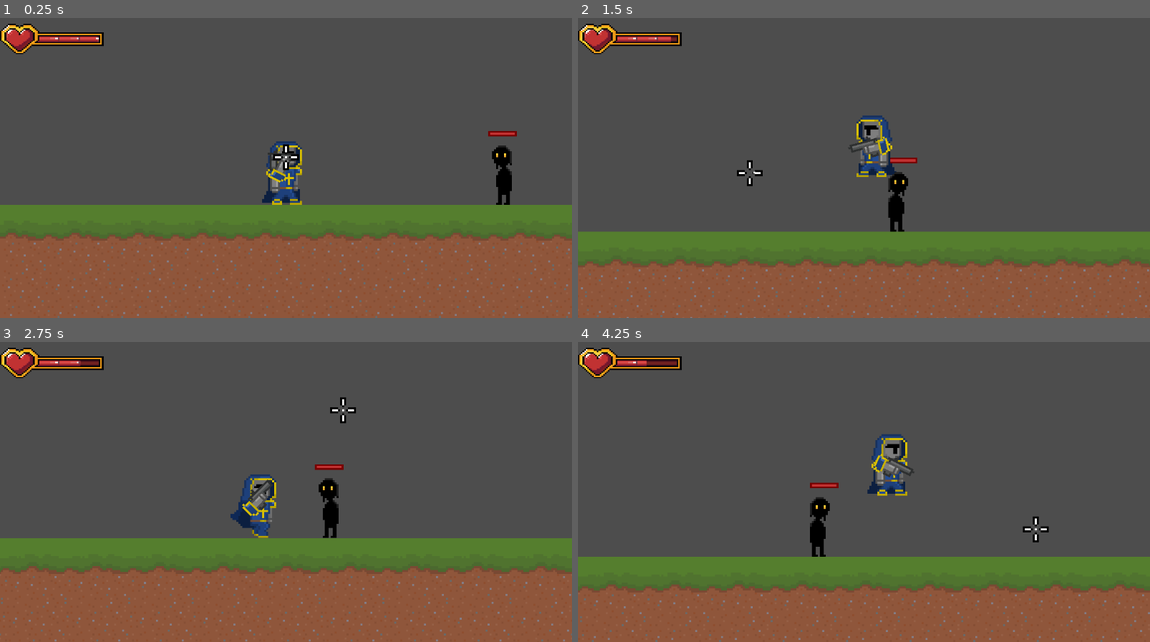
Above: before the commit, frames 1-4 (two rows, left to right).
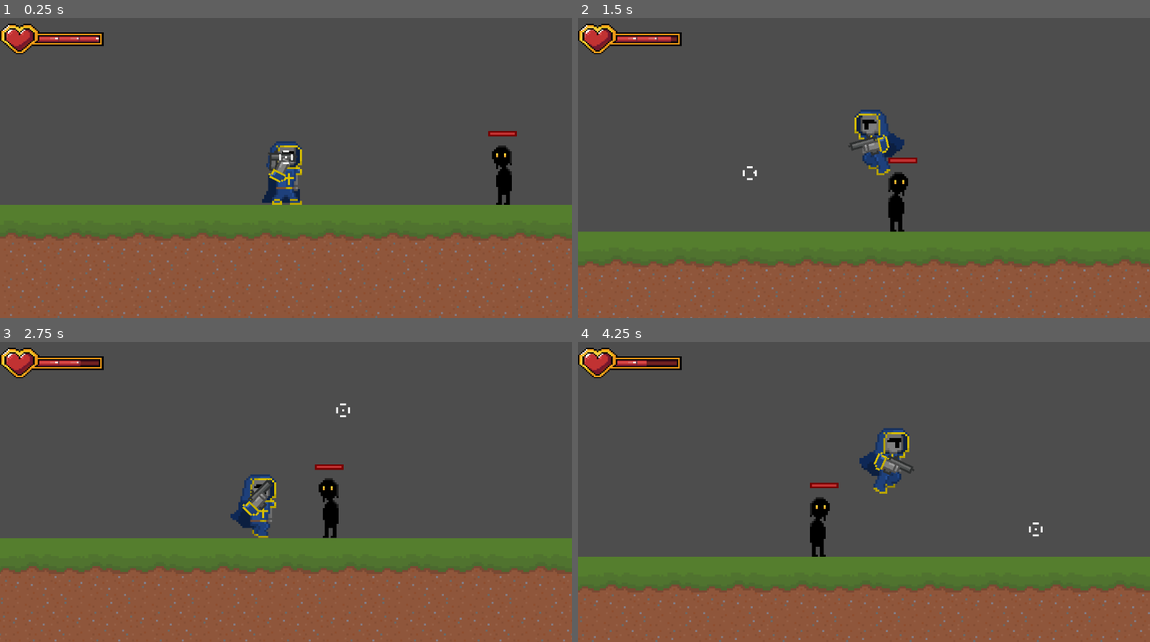
Above: after the commit, the same moments.

Repository: ForwardMeansGo/Shoot-To-Kill
Game: Godot game, scene res://Scenes/level_01.tscn
The game is run twice, just before and just after one commit, with the same random seed, the same clock (stepped at 60 frames per second) and the same inputs. Sound files missing from this copy of the repository are replaced by a short silence.
Inputs (mouse positions are in pixels of both pictures, inside the frame that each line leads up to):
- Up to frame 1 (0.25 s): no input
- Up to frame 2 (1.5 s): move the mouse to (989, 141) at 0.52 s; hold D (move_right) from 0.53 s (still down); click (989, 141) at 0.6 s; tap Space (jump) at 0.77, 0.8, 1.07, 1.35 s; move the mouse to (749, 174) at 1.27 s
- Up to frame 3 (2.75 s): tap Space (jump) at 1.52, 1.82, 2.3 s; click (171, 498) at 1.55 s; move the mouse to (343, 411) at 2.02 s; release D (move_right) at 2.03 s; hold A (move_left) from 2.03 s (still down); click (343, 411) at 2.1 s
- Up to frame 4 (4.25 s): move the mouse to (835, 546) at 2.77 s; release A (move_left) at 2.78 s; hold D (move_right) from 2.78 s (still down); click (835, 546) at 2.85 s; tap Space (jump) at 3.02, 3.32, 3.6, 3.77, 4.07 s; move the mouse to (1035, 528) at 3.52 s

The runs differ from the first frame. In frame 1, 0.2% of the frame differs, in the area x 46-53%, y 42-59%; in frame 2, 1.2%; in frame 3, 0.1%; in frame 4, 1.3%, in the area x 49-83%, y 28-67%.

Commit message:
Animation Smoothness + Crosshair update

Diff:
--- a/game/Scenes/EnemyBasic.tscn
+++ b/game/Scenes/EnemyBasic.tscn
@@ -3,9 +3,9 @@
 [ext_resource type="Script" uid="uid://duycd31rxckwt" path="res://Scripts/enemies/enemy.gd" id="1_hghv2"]
 [ext_resource type="PackedScene" uid="uid://deefc1di02kvu" path="res://Scenes/damage_number.tscn" id="2_0830c"]
 [ext_resource type="Texture2D" uid="uid://dsfvqaytjsgf5" path="res://Assets/Sprites/Enemy/EnemyHealthbar1Background.png" id="3_287tu"]
-[ext_resource type="Texture2D" uid="uid://ballj2pmtnuag" path="res://Assets/Sprites/Enemy/Healthbar1Progress.png" id="3_afpow"]
 [ext_resource type="Shader" uid="uid://n3mvtfwlowtt" path="res://shaders/enemy_flash.gdshader" id="3_pa2dr"]
 [ext_resource type="Texture2D" uid="uid://btmqink14vi7" path="res://Assets/Sprites/Enemy/Dark Enemy.png" id="3_rfug7"]
+[ext_resource type="Texture2D" uid="uid://b4kljp7yaym0f" path="res://Assets/Sprites/Enemy/EnemyHealthbar1Progress.png" id="6_042s1"]
 [ext_resource type="Texture2D" uid="uid://cts3vhojv7lqv" path="res://Assets/Sprites/Enemy/EnemyHealthbar1Lag.png" id="7_042s1"]
 
 [sub_resource type="ShaderMaterial" id="ShaderMaterial_042s1"]
@@ -23,8 +23,8 @@
 collision_mask = 11
 script = ExtResource("1_hghv2")
 damage_number_scene = ExtResource("2_0830c")
-flash_intensity = 0.7
-damage_bar_lag_duration = 0.7
+flash_intensity = 0.5
+damage_bar_lag_duration = 0.5
 
 [node name="Sprite2D" type="Sprite2D" parent="."]
 material = SubResource("ShaderMaterial_042s1")
@@ -36,16 +36,15 @@
 shape = SubResource("RectangleShape2D_1f0kj")
 
 [node name="HealthBar" type="TextureProgressBar" parent="."]
-z_index = -2
+z_index = 2
 offset_left = 13.0
 offset_top = -8.0
 offset_right = 46.193665
 offset_bottom = 32.0
 scale = Vector2(0.45189348, 0.39640105)
-step = 10.0
 value = 100.0
 texture_under = ExtResource("3_287tu")
-texture_progress = ExtResource("3_afpow")
+texture_progress = ExtResource("6_042s1")
 
 [node name="DamageBar" type="TextureProgressBar" parent="HealthBar"]
 z_index = -1
--- a/game/Scenes/player.tscn
+++ b/game/Scenes/player.tscn
@@ -1,28 +1,57 @@
-[gd_scene load_steps=19 format=3 uid="uid://bfwdbdyqwvha"]
+[gd_scene load_steps=33 format=3 uid="uid://bfwdbdyqwvha"]
 
 [ext_resource type="Script" uid="uid://drjjsaa5rp213" path="res://Scripts/player.gd" id="1_cvnsp"]
+[ext_resource type="Texture2D" uid="uid://bgcchtio0vxpo" path="res://Assets/Sprites/Player/Hood Knight Jump COLOURED-Sheet.png" id="2_3smsa"]
 [ext_resource type="PackedScene" uid="uid://duh7q7p0edxka" path="res://Scenes/gun.tscn" id="2_cvnsp"]
+[ext_resource type="Texture2D" uid="uid://sxkwl11yyi5r" path="res://Assets/Sprites/Player/Hood Knight Idle-Sheet NO ARM.png" id="3_3smsa"]
 [ext_resource type="Script" uid="uid://pyeik4e8yata" path="res://Scripts/camera_2d.gd" id="3_6t5aa"]
 [ext_resource type="Texture2D" uid="uid://dey2gmvr4o8a7" path="res://Assets/Sprites/Player/Revolver Hand.png" id="5_3smsa"]
-[ext_resource type="Texture2D" uid="uid://dk0vjauy5ss6u" path="res://Assets/Sprites/Player/Hood Knight Idle-Sheet.png" id="5_x3wgy"]
 [ext_resource type="Texture2D" uid="uid://ch403cm7rry4p" path="res://Assets/Sprites/Player/Hood Knight Run COLOURED NO LEFT ARM-Sheet.png" id="6_3smsa"]
 
+[sub_resource type="AtlasTexture" id="AtlasTexture_wpjfl"]
+atlas = ExtResource("2_3smsa")
+region = Rect2(128, 0, 32, 38)
+
+[sub_resource type="AtlasTexture" id="AtlasTexture_bi64h"]
+atlas = ExtResource("2_3smsa")
+region = Rect2(160, 0, 32, 38)
+
 [sub_resource type="AtlasTexture" id="AtlasTexture_8erm5"]
-atlas = ExtResource("5_x3wgy")
+atlas = ExtResource("3_3smsa")
 region = Rect2(0, 0, 32, 36)
 
 [sub_resource type="AtlasTexture" id="AtlasTexture_f1ek2"]
-atlas = ExtResource("5_x3wgy")
+atlas = ExtResource("3_3smsa")
 region = Rect2(32, 0, 32, 36)
 
 [sub_resource type="AtlasTexture" id="AtlasTexture_tx1dd"]
-atlas = ExtResource("5_x3wgy")
+atlas = ExtResource("3_3smsa")
 region = Rect2(64, 0, 32, 36)
 
 [sub_resource type="AtlasTexture" id="AtlasTexture_gymyn"]
-atlas = ExtResource("5_x3wgy")
+atlas = ExtResource("3_3smsa")
 region = Rect2(96, 0, 32, 36)
 
+[sub_resource type="AtlasTexture" id="AtlasTexture_2ijsl"]
+atlas = ExtResource("2_3smsa")
+region = Rect2(0, 0, 32, 38)
+
+[sub_resource type="AtlasTexture" id="AtlasTexture_p1odr"]
+atlas = ExtResource("2_3smsa")
+region = Rect2(32, 0, 32, 38)
+
+[sub_resource type="AtlasTexture" id="AtlasTexture_0gysh"]
+atlas = ExtResource("2_3smsa")
+region = Rect2(64, 0, 32, 38)
+
+[sub_resource type="AtlasTexture" id="AtlasTexture_vfarp"]
+atlas = ExtResource("2_3smsa")
+region = Rect2(96, 0, 32, 38)
+
+[sub_resource type="AtlasTexture" id="AtlasTexture_y6uwr"]
+atlas = ExtResource("2_3smsa")
+region = Rect2(192, 0, 32, 38)
+
 [sub_resource type="AtlasTexture" id="AtlasTexture_pu2lt"]
 atlas = ExtResource("6_3smsa")
 region = Rect2(0, 0, 32, 36)
@@ -46,11 +75,46 @@
 [sub_resource type="AtlasTexture" id="AtlasTexture_qqcod"]
 atlas = ExtResource("6_3smsa")
 region = Rect2(160, 0, 32, 36)
+
+[sub_resource type="AtlasTexture" id="AtlasTexture_x3wgy"]
+atlas = ExtResource("6_3smsa")
+region = Rect2(160, 0, 32, 36)
+
+[sub_resource type="AtlasTexture" id="AtlasTexture_3smsa"]
+atlas = ExtResource("6_3smsa")
+region = Rect2(128, 0, 32, 36)
+
+[sub_resource type="AtlasTexture" id="AtlasTexture_igrcy"]
+atlas = ExtResource("6_3smsa")
+region = Rect2(96, 0, 32, 36)
+
+[sub_resource type="AtlasTexture" id="AtlasTexture_fs7ks"]
+atlas = ExtResource("6_3smsa")
+region = Rect2(64, 0, 32, 36)
+
+[sub_resource type="AtlasTexture" id="AtlasTexture_l6n3p"]
+atlas = ExtResource("6_3smsa")
+region = Rect2(32, 0, 32, 36)
+
+[sub_resource type="AtlasTexture" id="AtlasTexture_olqyp"]
+atlas = ExtResource("6_3smsa")
+region = Rect2(0, 0, 32, 36)
 
 [sub_resource type="SpriteFrames" id="SpriteFrames_igrcy"]
 animations = [{
 "frames": [{
 "duration": 1.0,
+"texture": SubResource("AtlasTexture_wpjfl")
+}, {
+"duration": 1.0,
+"texture": SubResource("AtlasTexture_bi64h")
+}],
+"loop": true,
+"name": &"fall",
+"speed": 10.0
+}, {
+"frames": [{
+"duration": 1.0,
 "texture": SubResource("AtlasTexture_8erm5")
 }, {
 "duration": 1.0,
@@ -68,6 +132,31 @@
 }, {
 "frames": [{
 "duration": 1.0,
+"texture": SubResource("AtlasTexture_2ijsl")
+}, {
+"duration": 1.0,
+"texture": SubResource("AtlasTexture_p1odr")
+}, {
+"duration": 1.0,
+"texture": SubResource("AtlasTexture_0gysh")
+}, {
+"duration": 1.0,
+"texture": SubResource("AtlasTexture_vfarp")
+}],
+"loop": false,
+"name": &"jump",
+"speed": 10.0
+}, {
+"frames": [{
+"duration": 1.0,
+"texture": SubResource("AtlasTexture_y6uwr")
+}],
+"loop": false,
+"name": &"land",
+"speed": 10.0
+}, {
+"frames": [{
+"duration": 1.0,
 "texture": SubResource("AtlasTexture_pu2lt")
 }, {
 "duration": 1.0,
@@ -87,6 +176,29 @@
 }],
 "loop": true,
 "name": &"run",
+"speed": 10.0
+}, {
+"frames": [{
+"duration": 1.0,
+"texture": SubResource("AtlasTexture_x3wgy")
+}, {
+"duration": 1.0,
+"texture": SubResource("AtlasTexture_3smsa")
+}, {
+"duration": 1.0,
+"texture": SubResource("AtlasTexture_igrcy")
+}, {
+"duration": 1.0,
+"texture": SubResource("AtlasTexture_fs7ks")
+}, {
+"duration": 1.0,
+"texture": SubResource("AtlasTexture_l6n3p")
+}, {
+"duration": 1.0,
+"texture": SubResource("AtlasTexture_olqyp")
+}],
+"loop": true,
+"name": &"run_backwards",
 "speed": 10.0
 }]
 
@@ -100,7 +212,7 @@
 [node name="AnimatedSprite2D" type="AnimatedSprite2D" parent="."]
 position = Vector2(0, 5)
 sprite_frames = SubResource("SpriteFrames_igrcy")
-animation = &"idle"
+animation = &"run"
 
 [node name="CollisionShape2D" type="CollisionShape2D" parent="."]
 position = Vector2(0, 7.0108814)
@@ -110,10 +222,12 @@
 [node name="WeaponHolder" type="Node2D" parent="."]
 position = Vector2(6, -1)
 
-[node name="Gun" parent="WeaponHolder" instance=ExtResource("2_cvnsp")]
+[node name="WeaponBobOffset" type="Node2D" parent="WeaponHolder"]
+
+[node name="Gun" parent="WeaponHolder/WeaponBobOffset" instance=ExtResource("2_cvnsp")]
 position = Vector2(-1, 4)
 
-[node name="ArmSprite" type="Sprite2D" parent="WeaponHolder"]
+[node name="ArmSprite" type="Sprite2D" parent="WeaponHolder/WeaponBobOffset"]
 position = Vector2(-10, 8)
 texture = ExtResource("5_3smsa")
 
--- a/game/Scripts/damage_number.gd
+++ b/game/Scripts/damage_number.gd
@@ -2,7 +2,7 @@
 
 @export var normal_color: Color = Color.WHITE
 @export var crit_color: Color = Color(1.0, 1.0, 0.2) # yellow-ish
-@export var kill_color: Color = Color(0.614, 0.088, 0.0, 1.0) # red-ish
+@export var kill_color: Color = Color(0.692, 0.105, 0.0, 1.0) # red-ish
 
 @export var damage: int = 0
 @export var lifetime: float = 0.3
--- a/game/Scripts/player.gd
+++ b/game/Scripts/player.gd
@@ -1,8 +1,9 @@
 extends CharacterBody2D
 
 @onready var weapon_holder: Node2D = $WeaponHolder
-@onready var gun: Node2D = $WeaponHolder/Gun
-@onready var arm_sprite: Sprite2D = $WeaponHolder/ArmSprite
+@onready var weapon_bob_offset: Node2D = $WeaponHolder/WeaponBobOffset
+@onready var gun: Node2D = $WeaponHolder/WeaponBobOffset/Gun
+@onready var arm_sprite: Sprite2D = $WeaponHolder/WeaponBobOffset/ArmSprite
 @onready var anim_sprite: AnimatedSprite2D = $AnimatedSprite2D
 @onready var cam: Camera2D = $Camera2D
 @onready var crosshair = $"../Crosshair"
@@ -21,9 +22,21 @@
 var current_health: int
 var invuln_timer: float = 0.0
 var default_aim_dot_lerp_speed: float = 10.0
+var facing_dir: int = 1  # +1 = facing right, -1 = facing left
+var was_on_floor: bool = true
+var is_landing: bool = false
+
+# Per-frame weapon bob offsets for different animations (tweak these values in code as needed)
+var weapon_bob_idle := [0.0, 1.0, 1.0, 0.0]
+var weapon_bob_run := [0.0, 0.0, -2.0, 0.0, 0.0, -1.0]
+var weapon_bob_run_backwards := [-1.0, 0.0, 0.0, -2.0, 0.0, 0.0]
+var weapon_bob_jump := [0.0, -1.0, -2.0, -1.0]  # basic jump bob, optional
 
 func _ready() -> void:
 	weapon_base_offset = weapon_holder.position
+
+	# Hide system mouse cursor
+	Input.set_mouse_mode(Input.MOUSE_MODE_HIDDEN)
 
 	# Connect weapon fired signal -> camera shake
 	if gun != null and gun.has_signal("fired"):
@@ -60,74 +73,149 @@
 		if invuln_timer < 0.0:
 			invuln_timer = 0.0
 
-	if gun == null:
-		return
-
-	var mouse_pos: Vector2 = get_global_mouse_position()
-
-	# Facing based on player center vs mouse X (GLOBAL)
-	var facing_left := mouse_pos.x < global_position.x
-
-	if facing_left:
-		# Flip body
-		anim_sprite.scale.x = -1.0
-		# Per-side tweak for arm+gun pivot (8 right, 0 up)
-		weapon_holder.position = weapon_base_offset + Vector2(8,0)
-	else:
-		anim_sprite.scale.x = 1.0
-		weapon_holder.position = weapon_base_offset
-
-	# Get weighted dot world position
-	var aim_point: Vector2
-	if crosshair != null and crosshair.has_method("get_dot_world_position"):
-		aim_point = crosshair.get_dot_world_position()
-	else:
-		aim_point = mouse_pos  # Fallback to mouse if crosshair unavailable
-
-	# Gun rotation
-	gun.aim_at(aim_point)
-
-	if arm_sprite:
-		# Arm rotation based on aim point
-		var origin: Vector2 = arm_sprite.global_position
-		var to_aim: Vector2 = aim_point - origin
-		if to_aim.length() > 0.001:
-			var aim_dir: Vector2 = to_aim.normalized()
-			var target_angle: float = aim_dir.angle()
-			arm_sprite.global_rotation = target_angle
-
-		if self.has_method("_update_arm_visual_flip"):
-			_update_arm_visual_flip()
-
-		# Gun hand offset (KEEP YOUR EXISTING LEFT/RIGHT TUNED VALUES)
-		if gun:
-			var hand_offset: Vector2
-
-			if facing_left:
-				hand_offset = Vector2(8, 2)   # your tuned left values
-			else:
-				hand_offset = Vector2(8, -2)    # your tuned right values
-
-			gun.global_position = arm_sprite.global_position + hand_offset.rotated(arm_sprite.global_rotation)
-
-	# Tell the weapon which way we're facing so it can flip its sprite
-	if gun.has_method("set_facing_left"):
-		gun.set_facing_left(facing_left)
-
-	# Gun firing should use the SAME aim_point
-	if Input.is_action_just_pressed("shoot"):
-		if gun.has_method("try_shoot"):
-			gun.try_shoot(aim_point)
+	if gun != null:
+		var mouse_pos: Vector2 = get_global_mouse_position()
+
+		# Make the crosshair follow the mouse
+		if crosshair != null:
+			crosshair.global_position = mouse_pos
+
+		# Facing based on player center vs mouse X (GLOBAL)
+		var facing_left := mouse_pos.x < global_position.x
+		facing_dir = -1 if facing_left else 1  # store for animation logic
+
+		if facing_left:
+			# Flip body
+			anim_sprite.scale.x = -1.0
+			# Per-side tweak for arm+gun pivot (8 right, 0 up)
+			weapon_holder.position = weapon_base_offset + Vector2(8,0)
+		else:
+			anim_sprite.scale.x = 1.0
+			weapon_holder.position = weapon_base_offset
+
+		# Get weighted dot world position
+		var aim_point: Vector2
+		if crosshair != null and crosshair.has_method("get_dot_world_position"):
+			aim_point = crosshair.get_dot_world_position()
+		else:
+			aim_point = mouse_pos  # Fallback to mouse if crosshair unavailable
+
+		# Gun rotation
+		gun.aim_at(aim_point)
+
+		if arm_sprite:
+			# Arm rotation based on aim point
+			var origin: Vector2 = arm_sprite.global_position
+			var to_aim: Vector2 = aim_point - origin
+			if to_aim.length() > 0.001:
+				var aim_dir: Vector2 = to_aim.normalized()
+				var target_angle: float = aim_dir.angle()
+				arm_sprite.global_rotation = target_angle
+
+			if self.has_method("_update_arm_visual_flip"):
+				_update_arm_visual_flip()
+
+			# Gun hand offset (KEEP YOUR EXISTING LEFT/RIGHT TUNED VALUES)
+			if gun:
+				var hand_offset: Vector2
+
+				if facing_left:
+					hand_offset = Vector2(8, 2)   # your tuned left values
+				else:
+					hand_offset = Vector2(8, -2)    # your tuned right values
+
+				gun.global_position = arm_sprite.global_position + hand_offset.rotated(arm_sprite.global_rotation)
+
+		# Tell the weapon which way we're facing so it can flip its sprite
+		if gun.has_method("set_facing_left"):
+			gun.set_facing_left(facing_left)
+
+		# Gun firing should use the SAME aim_point
+		if Input.is_action_just_pressed("shoot"):
+			if gun.has_method("try_shoot"):
+				gun.try_shoot(aim_point)
+
+	# Update weapon bob based on current animation and frame
+	_update_weapon_bob()
 
 func _update_animation() -> void:
+	var on_floor_now: bool = is_on_floor()
 	var is_moving: bool = abs(velocity.x) > 1.0
-
-	if is_on_floor() and is_moving:
-		if anim_sprite.animation != "run":
-			anim_sprite.play("run")
+	var move_dir: int = sign(velocity.x)  # -1, 0, or 1
+
+	# 1) Detect landing transition: was in air, now on floor
+	if on_floor_now and not was_on_floor and not is_landing:
+		is_landing = true
+		anim_sprite.play("land")
+		was_on_floor = on_floor_now
+		return
+
+	# 2) If we're currently playing the landing animation, let it finish
+	if is_landing:
+		if anim_sprite.animation == "land" and not anim_sprite.is_playing():
+			# Landing animation finished, go back to normal logic next frame
+			is_landing = false
+		else:
+			was_on_floor = on_floor_now
+			return
+
+	# 3) Normal ground movement
+	if on_floor_now and is_moving:
+		# Moving opposite to where we're facing = backwards
+		var is_backwards := move_dir != 0 and move_dir != facing_dir
+
+		var desired_anim := "run_backwards" if is_backwards else "run"
+		if anim_sprite.animation != desired_anim:
+			anim_sprite.play(desired_anim)
+
+	# 4) In air: choose jump vs fall based on vertical velocity
+	elif not on_floor_now:
+		var desired_anim := "jump" if velocity.y < 0.0 else "fall"
+		if anim_sprite.animation != desired_anim:
+			anim_sprite.play(desired_anim)
+
+	# 5) Idle on ground
 	else:
 		if anim_sprite.animation != "idle":
 			anim_sprite.play("idle")
+
+	# 6) Update floor state for next frame
+	was_on_floor = on_floor_now
+
+func _get_weapon_bob_for_current_frame() -> float:
+	if weapon_bob_offset == null or anim_sprite == null:
+		return 0.0
+
+	var frame_index: int = anim_sprite.frame
+	var anim_name: String = anim_sprite.animation
+
+	var offsets: Array = []
+
+	match anim_name:
+		"idle":
+			offsets = weapon_bob_idle
+		"run":
+			offsets = weapon_bob_run
+		"run_backwards":
+			offsets = weapon_bob_run_backwards
+		"jump", "fall":
+			offsets = weapon_bob_jump
+		_:
+			return 0.0
+
+	if frame_index >= 0 and frame_index < offsets.size():
+		return float(offsets[frame_index])
+
+	return 0.0
+
+func _update_weapon_bob() -> void:
+	if weapon_bob_offset == null:
+		return
+
+	var bob_y := _get_weapon_bob_for_current_frame()
+	var pos: Vector2 = weapon_bob_offset.position
+	pos.y = bob_y
+	weapon_bob_offset.position = pos
 
 func _update_arm_visual_flip() -> void:
 	if arm_sprite == null:
Binary file changed: game/Assets/Sprites/Crosshair/Outer Default Crosshair.png
Binary file removed: game/Assets/Sprites/Enemy/Healthbar1Empty.png
Binary file removed: game/Assets/Sprites/Enemy/Healthbar1Progress.png
Binary file added: game/Assets/Sprites/Player/Hood Knight Idle-Sheet NO ARM.png
Binary file added: game/Assets/Sprites/Player/Hood Knight Jump COLOURED-Sheet.png
Not shown, changed: docs/gameplay_systems.md
Not shown, changed: docs/project_index.md
Not shown, added: docs/scripts_copy.md
Not shown, changed: docs/todos.md
Not shown, changed: docs/workflow.md
Not shown, removed: file_tree.txt
